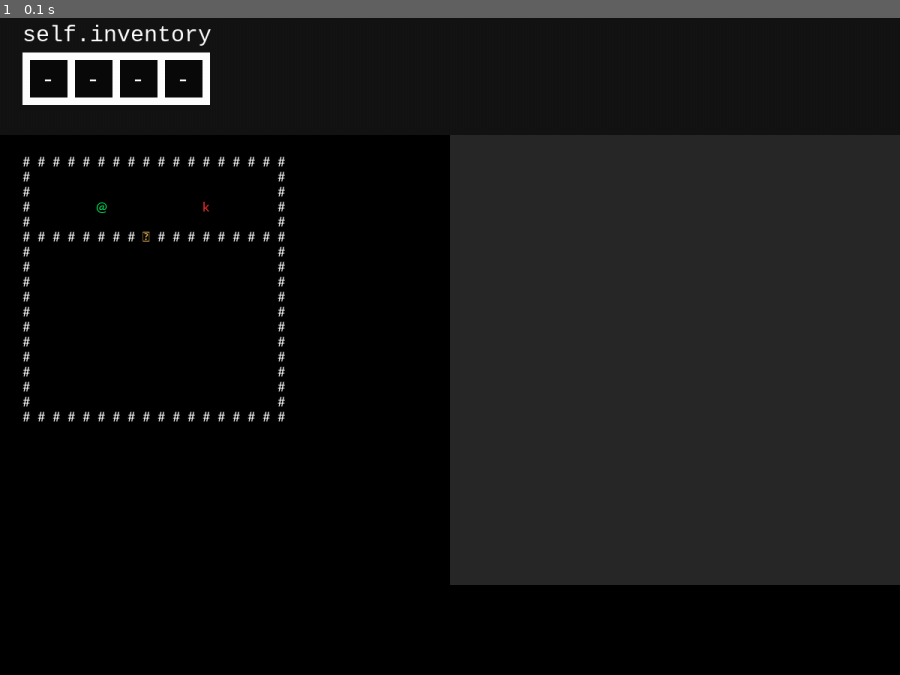
Above: before the commit, frame 1.
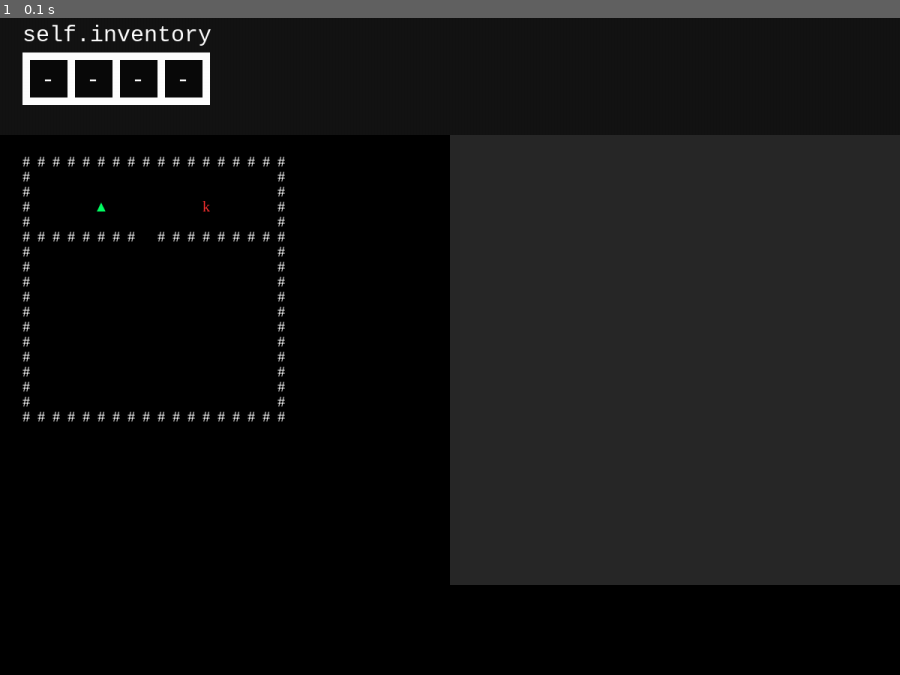
Above: after the commit, the same moment.

Repository: OilyCannelloni/UntrustedPy
Game: pygame game, started from init.py
Two runs of this game, one before a commit and one after it. Both use one fixed random seed, a clock stepped at 60 frames per second and the inputs below.
Inputs:
- Up to frame 1 (0.1 s): no input

The runs differ from the first frame. In frame 1, 0.4% of the frame differs, in the area x 2-32%, y 21-62%.

Commit message:
Changed game font and added costumes for player for each direction

Diff:
--- a/init.py
+++ b/init.py
@@ -56,7 +56,7 @@
         self.window.blit(self.taskbar_top_surf, (0, 0))
 
     def draw(self):
-        self.font = pygame.font.SysFont('calibri', 20)
+        self.font = pygame.font.SysFont('cambriacambriamath', 20)
         for x in range(grid.width):
             for y in range(grid.height):
                 obj = grid.grid[x][y]
--- a/objects.py
+++ b/objects.py
@@ -65,7 +65,7 @@
         super().__init__()
         self.name = 'player'
         self.type = 'player'
-        self.symbol = '@'
+        self.symbol = '▲'
         self.color = (0, 255, 100)
         self.inventory = []
         self.max_inventory_size = 3
@@ -85,12 +85,16 @@
     def behavior(self, key):
         if key == keys.LEFT:
             self.move("right")
+            self.symbol = "▶"
         elif key == keys.RIGHT:
             self.move("left")
+            self.symbol = "◀"
         elif key == keys.DOWN:
             self.move("down")
+            self.symbol = "▼"
         elif key == keys.UP:
             self.move("up")
+            self.symbol = "▲"
 
 
 class Wall(Object):
